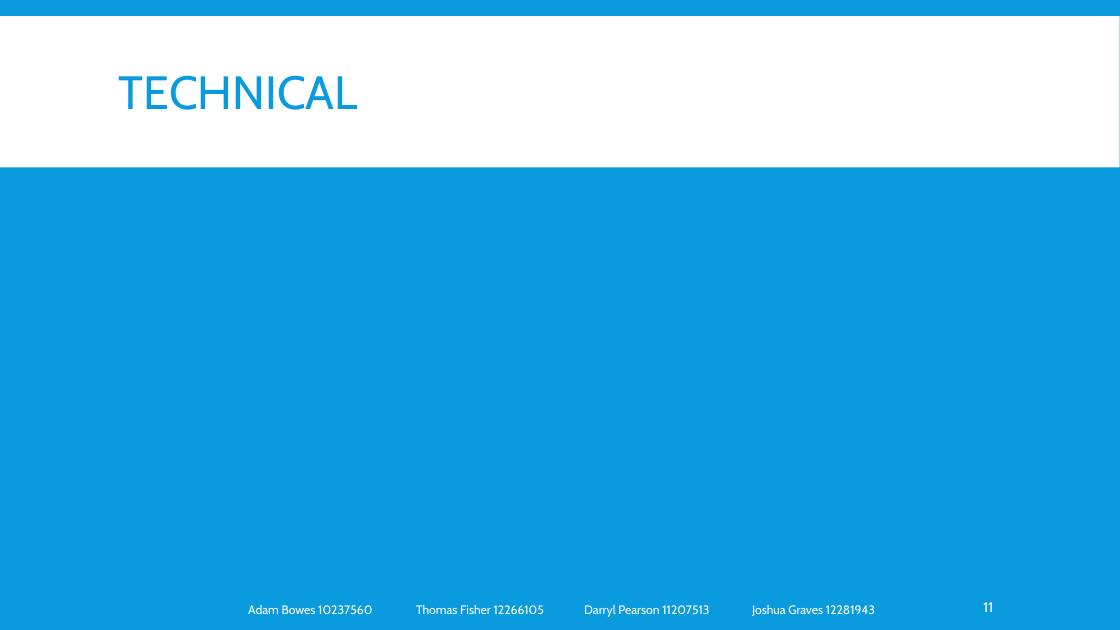
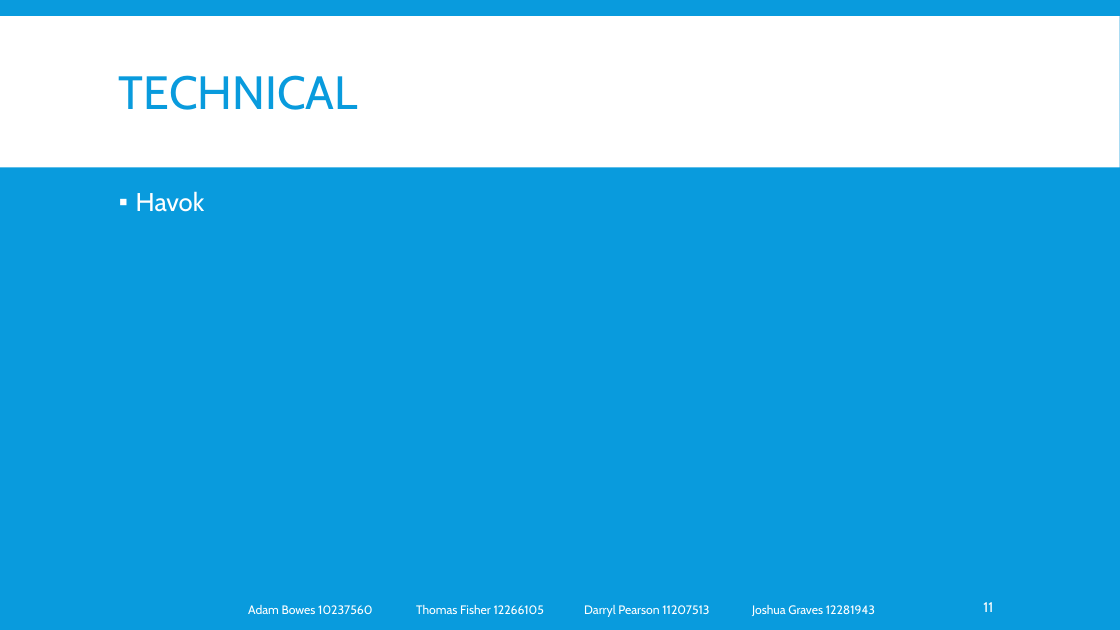
Before and after one commit to lazerduck/GroupProject_Lincoln_2014, a slide deck: slide 11 of Document/Presentation.pptx. Drawn at 1120x630 pixels with LibreOffice and Linux fonts; fonts in the diff are those of the drawing. Boxes give left, top, right and bottom in pixels: in the first picture for what was removed or moved away, otherwise in the second. Text is boxed around its words. In the diff, an @@ line names an element or a change of style, - is before the commit and + after.

```diff
--- a/Document/Presentation.pptx
+++ b/Document/Presentation.pptx
@@ text added at [136, 191, 205, 212], 22 pt, text #FFFFFF @@
+▪ Havok
```
Also in this commit, not shown: 5 other slides changed, 1 other file.
